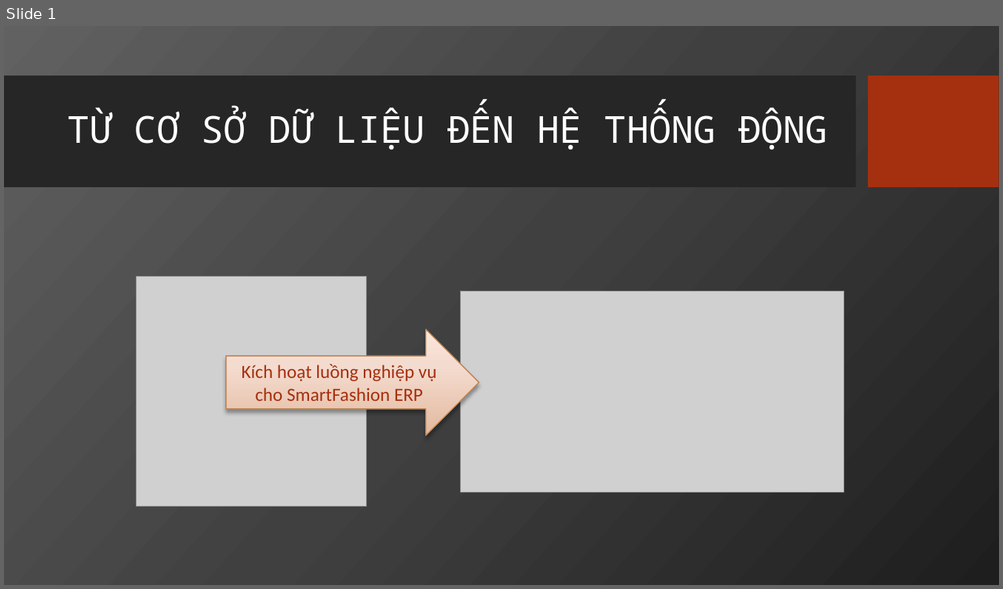
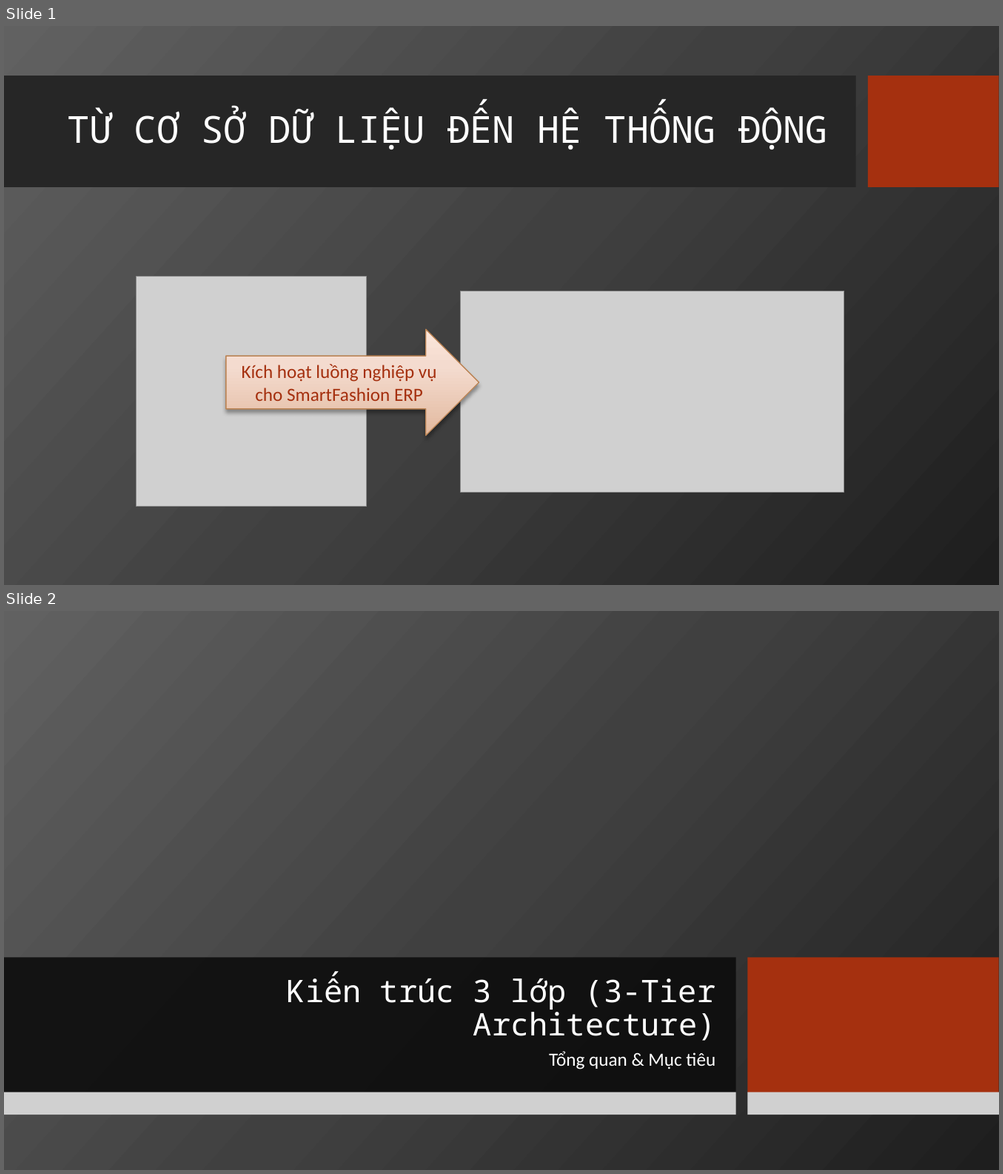
Before and after one commit to SokKimThanh/erp-smart-fashion-mini, a slide deck: programing/Tuần 3/tuần 3.pptx. Shown one above the other, each under a label of ours: slide 1 before the commit, slides 1 and 2 after it. The pictures are 1003x589 and 1003x1174 pixels, drawn with LibreOffice and Linux fonts; fonts in the diff are those of the drawing; grey boxes stand for pictures; background and template pictures are left out. Boxes give left, top, right and bottom in pixels: in the first picture for what was removed or moved away, otherwise in the second. Text is boxed around its words. In the diff, an @@ line names an element or a change of style, - is before the commit and + after.

```diff
--- a/programing/Tuần 3/tuần 3.pptx
+++ b/programing/Tuần 3/tuần 3.pptx
@@ slide 2 added at [4,611,999,1170], background picture (left out) @@
@@ rectangle added at [4,611,999,1170], fill gradient #626262 to #414141 to #1F1F1F @@
@@ rectangle added at [4,822,736,958], fill #262626 @@
@@ rectangle added at [747,822,999,958], fill #A5300F @@
@@ rectangle added at [4,958,736,1093], fill #0D0D0D at 90% opacity @@
@@ rectangle added at [747,958,999,1093], fill #A5300F @@
@@ title added at [287,974,715,1041], 30 pt, text #FFFFFF @@
+Kiến trúc 3 lớp (3-Tier Architecture)
@@ subtitle added at [549,1051,715,1070], 18 pt, text #FFFFFF @@
+Tổng quan & Mục tiêu
@@ picture added at [4,1092,736,1115] @@
@@ picture added at [747,1092,999,1115] @@
```
Also in this commit, not shown: 1 other slide added, 1 other file.
